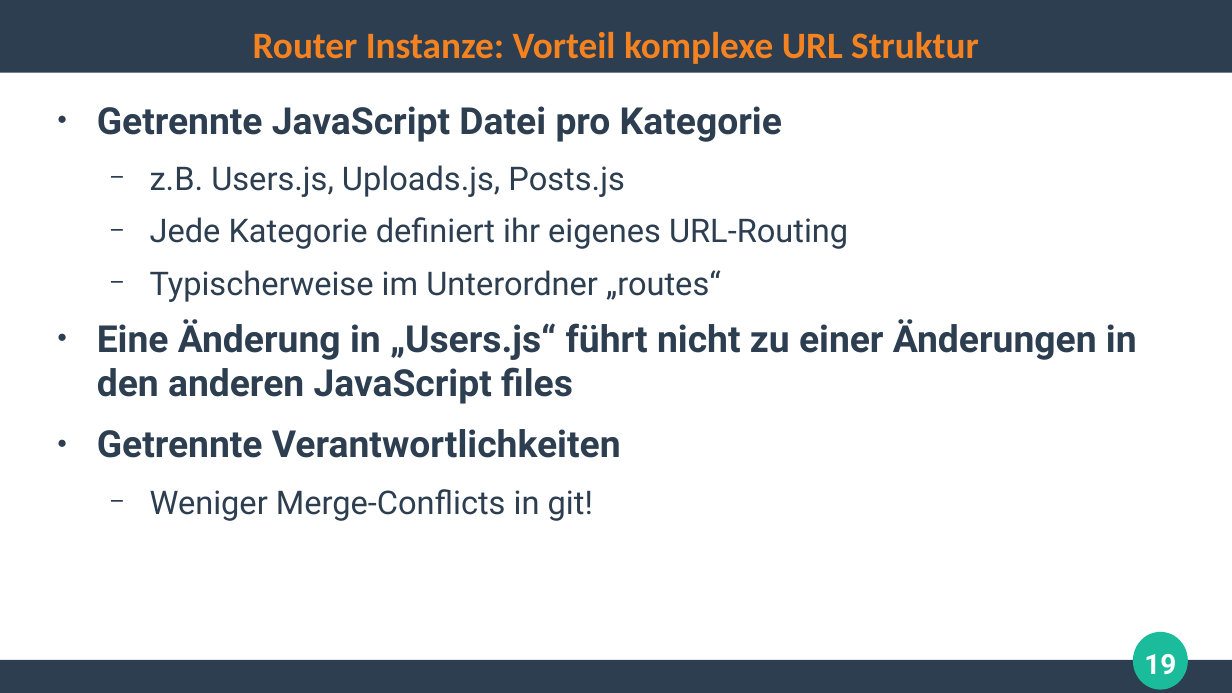
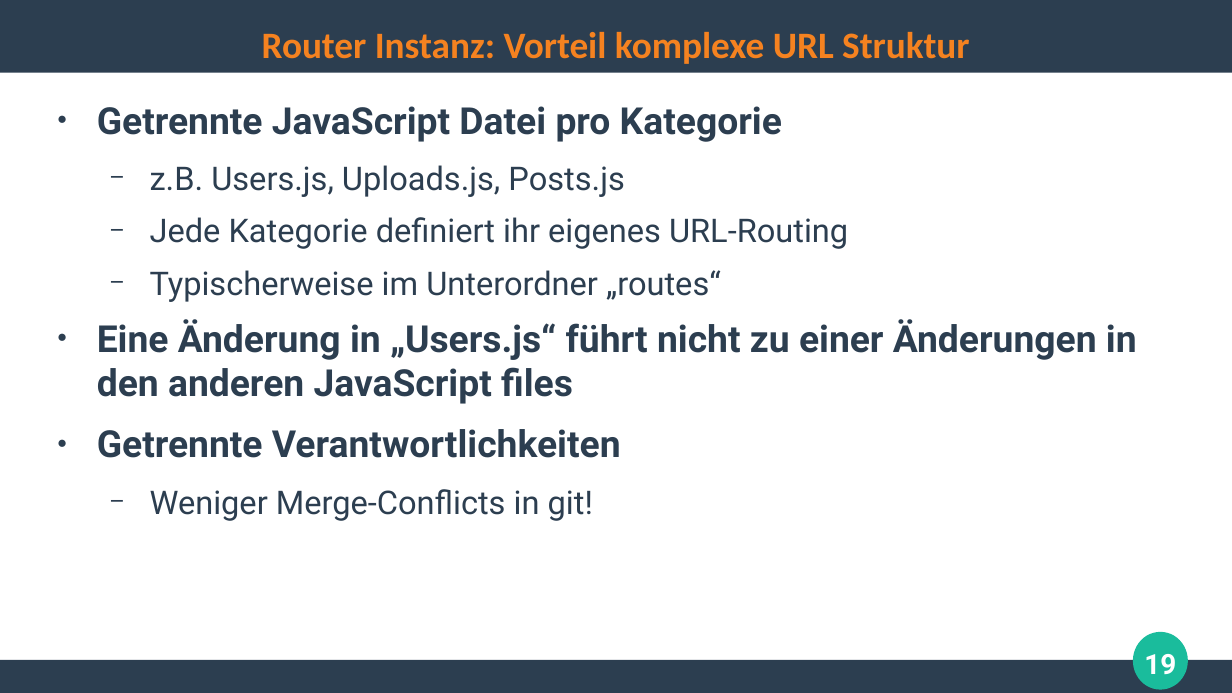
Before and after one commit to ghandmann/HS-AlbSig-WebAnwendungen2, a slide deck: slide 19 of Kapitel/03_WebFrameworks_1x1.odp. Drawn at 1232x693 pixels with LibreOffice and Linux fonts; fonts in the diff are those of the drawing. Boxes give left, top, right and bottom in pixels: in the first picture for what was removed or moved away, otherwise in the second. Text is boxed around its words. In the diff, an @@ line names an element or a change of style, - is before the commit and + after.

Commit message:
fixed typos

```diff
--- a/Kapitel/03_WebFrameworks_1x1.odp
+++ b/Kapitel/03_WebFrameworks_1x1.odp
@@ title at box(262, 32, 969, 64): text changed @@
-Router Instanze: Vorteil komplexe URL Struktur
+Router Instanz: Vorteil komplexe URL Struktur
```
Also in this commit, not shown: 1 other slide changed.
